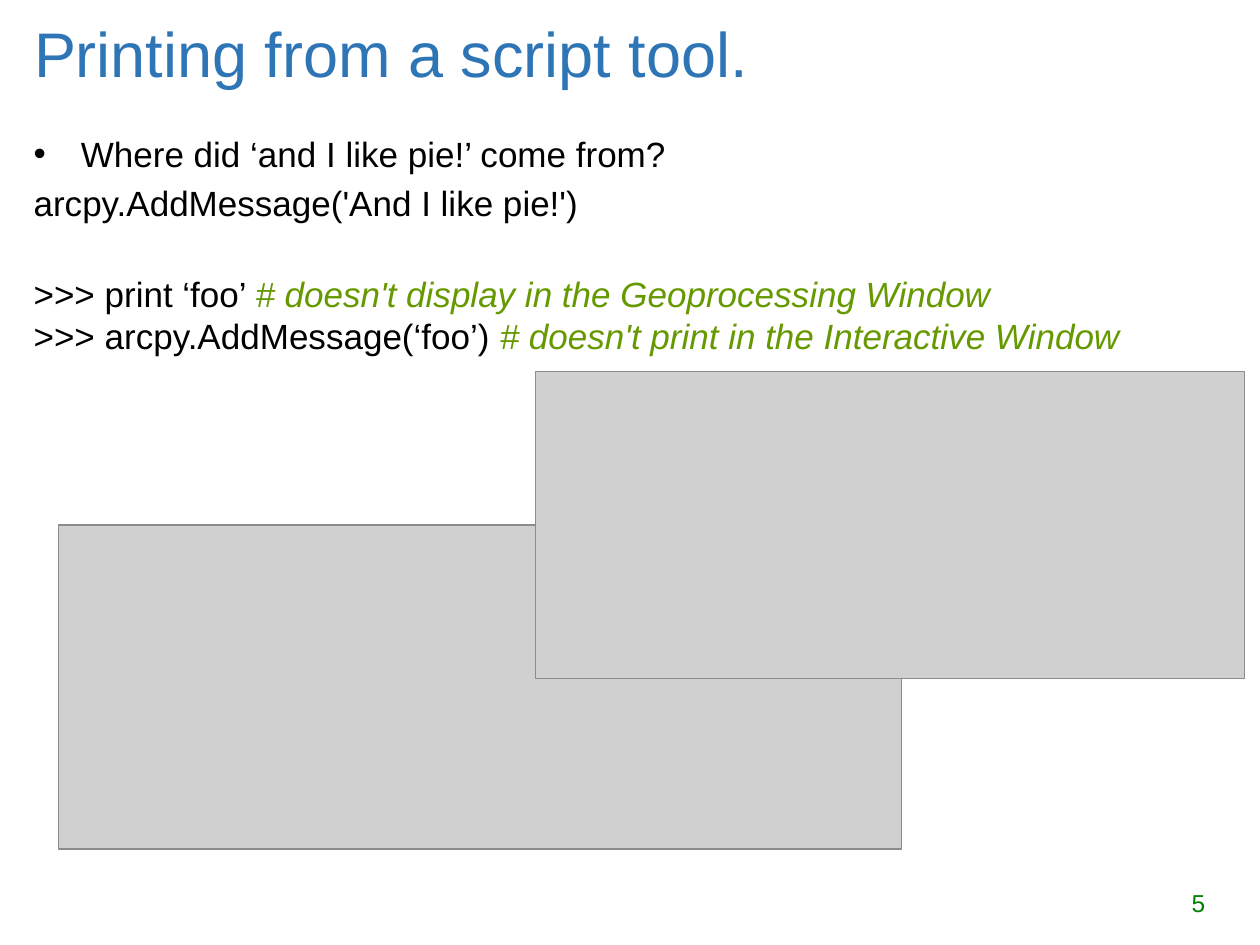
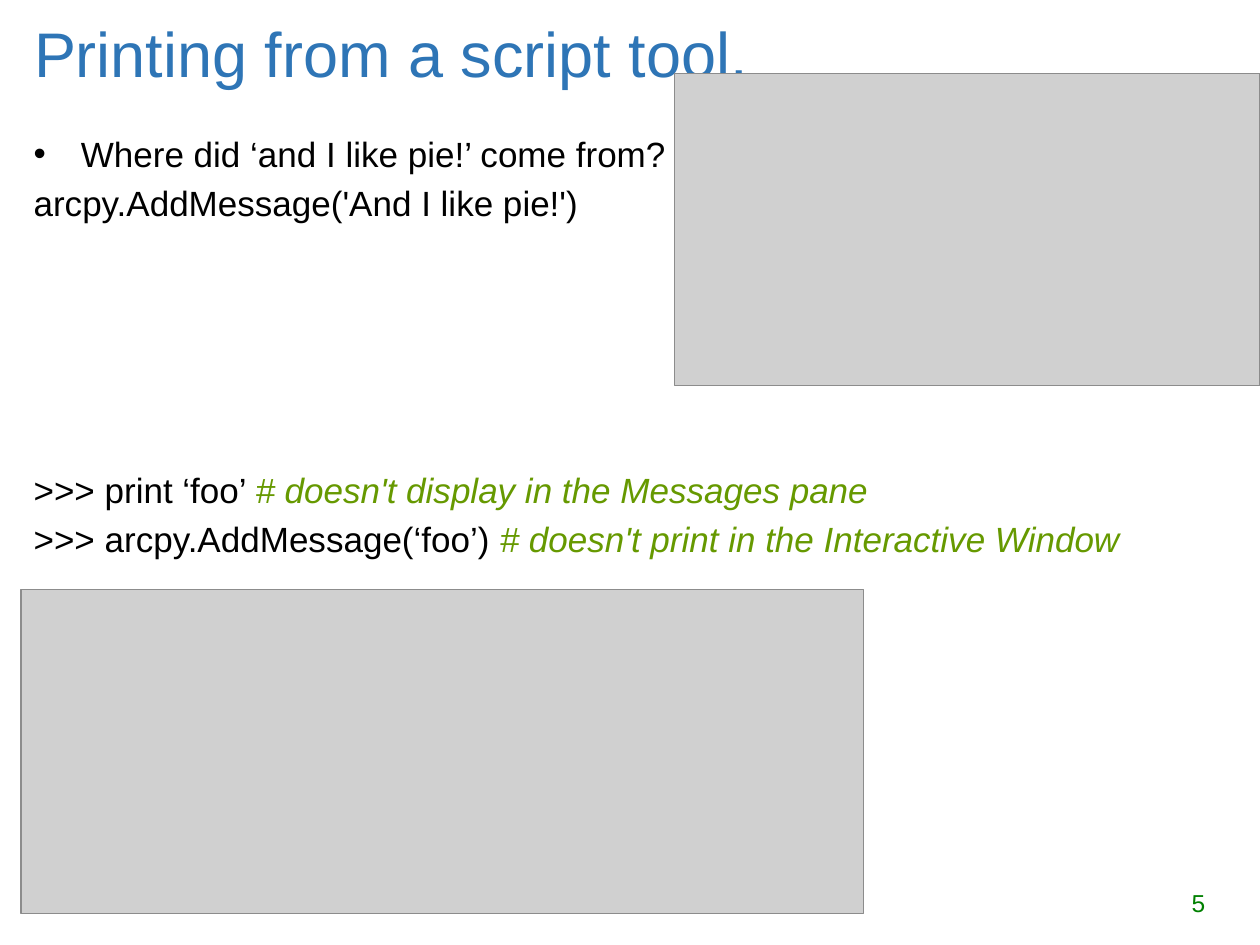
Before and after one commit to lgtateos/gis540, a slide deck: slide 5 of slides/arcScriptTools.pptx. Drawn at 1260x945 pixels with LibreOffice and Linux fonts; fonts in the diff are those of the drawing; grey boxes stand for pictures. Boxes give left, top, right and bottom in pixels: in the first picture for what was removed or moved away, otherwise in the second. Text is boxed around its words. In the diff, an @@ line names an element or a change of style, - is before the commit and + after.

```diff
--- a/slides/arcScriptTools.pptx
+++ b/slides/arcScriptTools.pptx
@@ picture added at bbox=[674, 73, 1260, 386] @@
@@ picture removed at bbox=[536, 372, 1244, 678] @@
@@ text at bbox=[105, 477, 1119, 559]: text changed @@
->>> print ‘foo’ # doesn't display in the Geoprocessing Window
->>> arcpy.AddMessage(‘foo’) # doesn't print in the Interactive Window
+>>> print ‘foo’ # doesn't display in the Messages pane
+>>> arcpy.AddMessage(‘foo’) # doesn't print in the Interactive Window
@@ picture: place and size @@
-picture at bbox=[59, 525, 902, 849]
+picture at bbox=[21, 590, 864, 914]
```
Also in this commit, not shown: 7 other slides changed.
